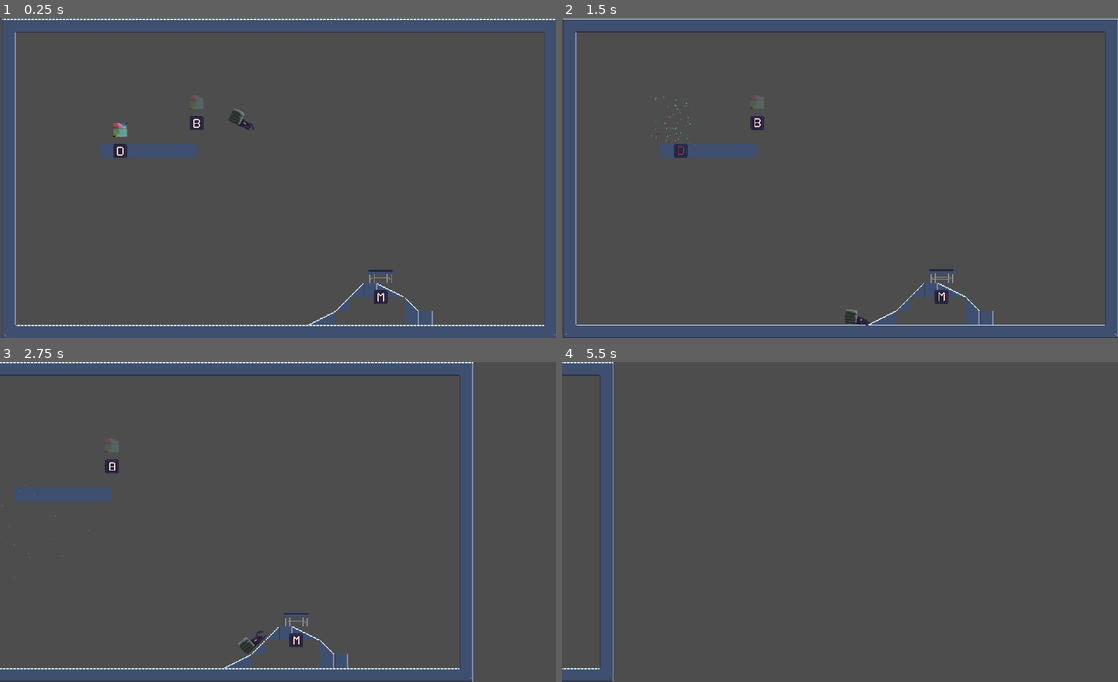
Above: before the commit, frames 1-4 (two rows, left to right).
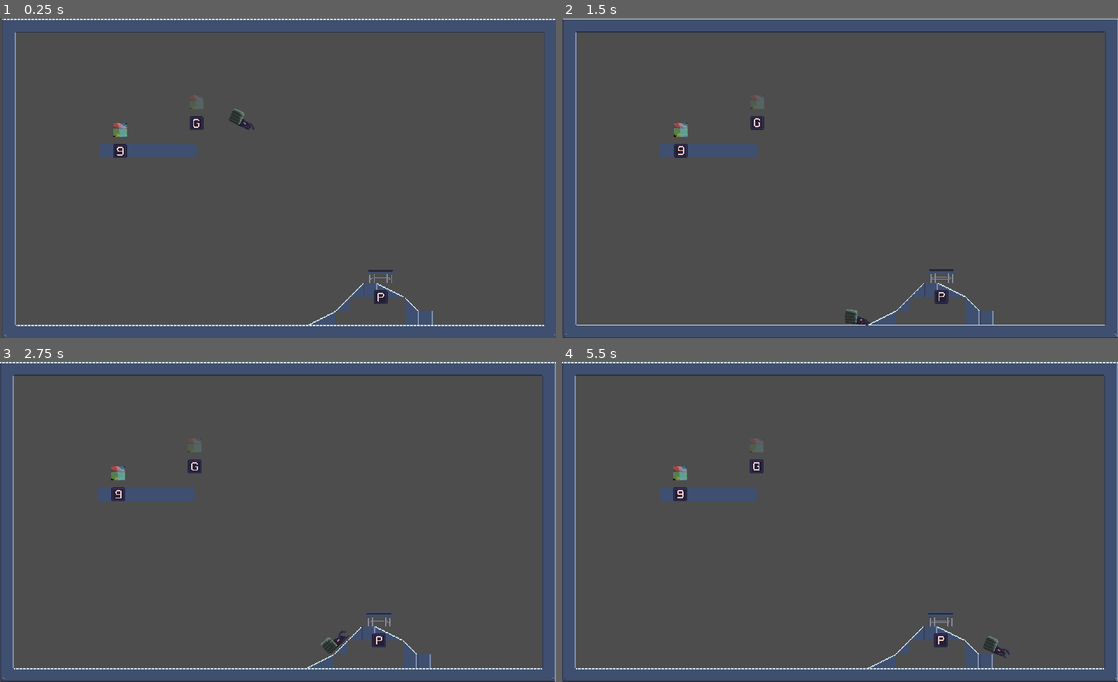
Above: after the commit, the same moments.

Repository: SweetFrontier/RogueScience
Game: Godot game, scene res://Scenes/Main.tscn
The game is run twice, just before and just after one commit, with the same random seed, the same clock (stepped at 60 frames per second) and the same inputs.
Inputs:
- Up to frame 1 (0.25 s): no input
- Up to frame 2 (1.5 s): tap Enter at 0.5 s; hold D from 0.53 s (still down); tap 0 at 0.6 s; tap Space at 0.77 s; tap 1 at 1.35 s
- Up to frame 3 (2.75 s): tap Space at 1.52 s; release D at 2.03 s; hold A from 2.03 s (still down); tap 2 at 2.1 s
- Up to frame 4 (5.5 s): release A at 2.78 s; hold D 2.78-4.28 s; tap 3 at 2.85 s; tap Space at 3.02, 3.77, 4.52 s; tap 4 at 3.6 s; hold A 4.28-5.03 s; tap 5 at 4.35 s; hold D from 5.03 s (still down); tap 6 at 5.1 s

The runs differ from the first frame. In frame 1, less than 0.1% of the frame differs, in the area x 21-70%, y 31-89%; in frame 2, 0.2%; in frame 3, 11%; in frame 4, 16%, in the area x 0-100%, y 0-100%.

Commit message:
Randomization On level start and key press

Diff:
--- a/Scenes/baseLevel.tscn
+++ b/Scenes/baseLevel.tscn
@@ -159,9 +159,10 @@
 physics_layer_0/collision_layer = 1
 sources/0 = SubResource("TileSetAtlasSource_lc8m1")
 
-[node name="baseLevel" type="Node2D"]
+[node name="baseLevel" type="Node2D" node_paths=PackedStringArray("triggerBlocks")]
 texture_filter = 1
 script = ExtResource("1_btnfb")
+triggerBlocks = [NodePath("trampolineTrigger"), NodePath("breakableBlock"), NodePath("invisibleBlock")]
 
 [node name="TileMap" type="TileMap" parent="."]
 tile_set = SubResource("TileSet_en2gy")
@@ -183,5 +184,5 @@
 position = Vector2(528, 200)
 
 [node name="TransitionField" parent="." instance=ExtResource("7_p1n4v")]
-position = Vector2(812, 600)
+position = Vector2(107, 629)
 scale = Vector2(5, 5)
--- a/Scripts/baseTrigger.gd
+++ b/Scripts/baseTrigger.gd
@@ -56,6 +56,7 @@
 	# Check if the associated button is pressed and the trigger is active.
 	if event is InputEventKey and event.keycode == button and event.pressed:
 		react()  # Call the react method when the button is pressed.
+		(get_parent() as levelController).randomize_block_keys()
 
 # Override this method in child classes to define trigger-specific behavior.
 func react():
--- a/Scripts/levelController.gd
+++ b/Scripts/levelController.gd
@@ -6,6 +6,7 @@
 
 # Called when the node enters the scene tree for the first time.
 func _ready():
+	randomize_block_keys()
 	pass # Replace with function body.
 
 
